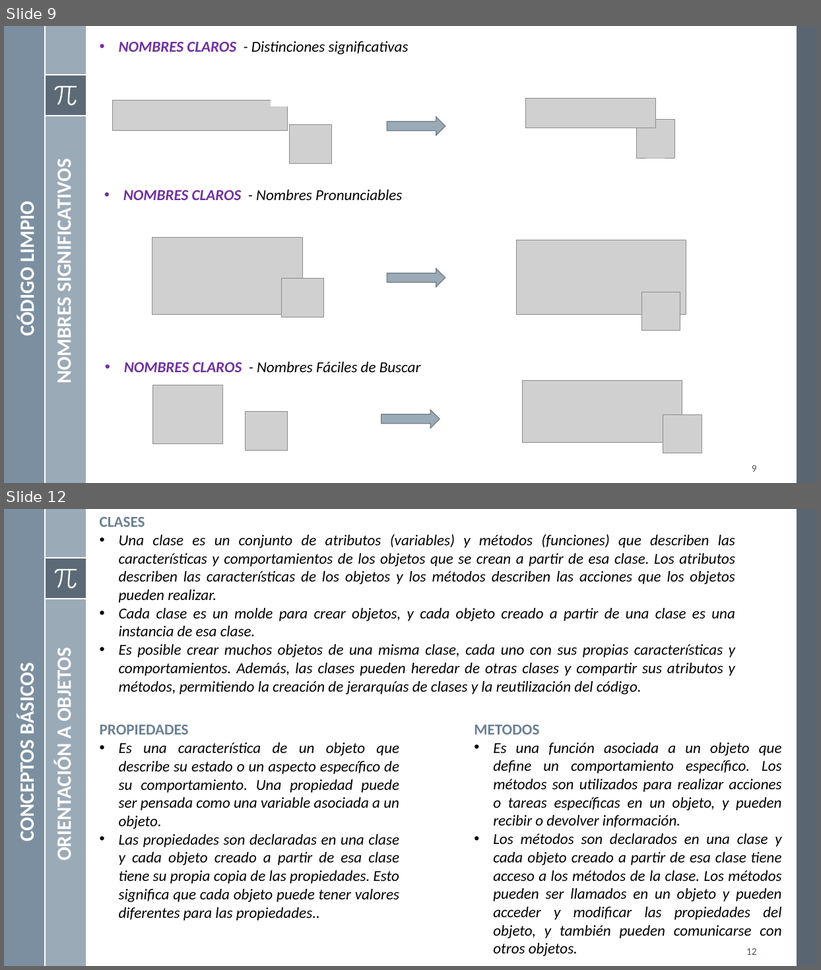
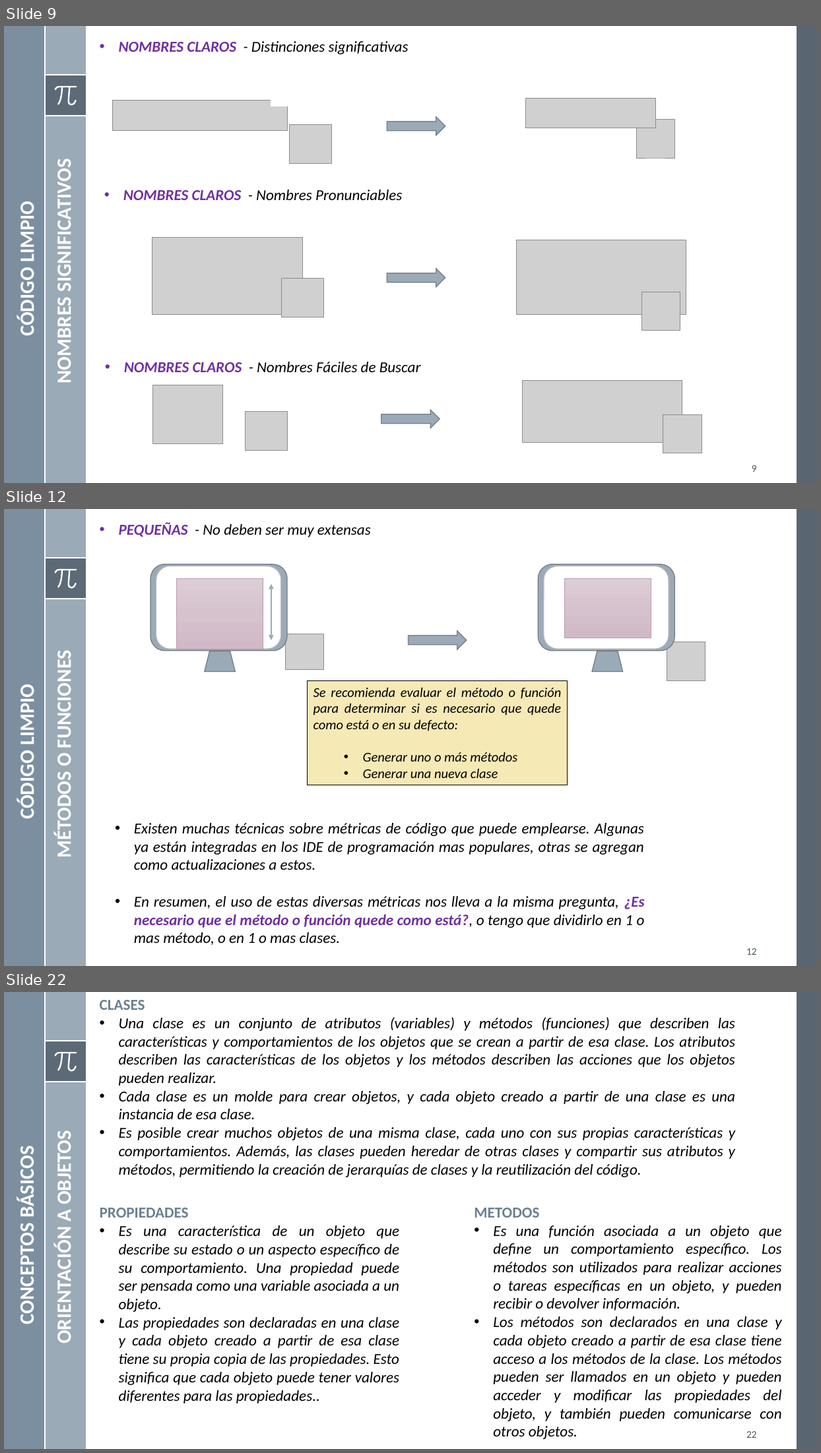
Before and after one commit to mgutierreza/Know, a slide deck: Programacion/POO/POO Buenas Practicas.pptx. Shown one above the other, each under a label of ours: slides 9 and 12 before the commit, slides 9, 12 and 22 after it; the slides between them are not shown. The pictures are 821x970 and 821x1453 pixels, drawn with LibreOffice and Linux fonts; fonts in the diff are those of the drawing; grey boxes stand for pictures. Boxes give left, top, right and bottom in pixels: in the first picture for what was removed or moved away, otherwise in the second. Text is boxed around its words. In the diff, an @@ line names an element or a change of style, - is before the commit and + after.

Commit message:
Carga de nuevas diapositivas
Carga de nuevas diapositivas

```diff
--- a/Programacion/POO/POO Buenas Practicas.pptx
+++ b/Programacion/POO/POO Buenas Practicas.pptx
@@ slide 12 added at box(4, 509, 817, 966), background #FFFFFF; not listed: 8 template elements that a slide beside it also shows @@
@@ text added at box(119, 522, 371, 537), 18 pt, text #000000, italic @@
+• PEQUEÑAS - No deben ser muy extensas
@@ rounded rectangle added at box(151, 564, 287, 651), fill #9BAAB7, outline #737E87 1 pt @@
@@ rounded rectangle added at box(156, 566, 281, 650), fill #FFFFFF, outline #BABABA 1 pt @@
@@ rounded rectangle added at box(539, 564, 675, 651), fill #9BAAB7, outline #737E87 1 pt @@
@@ rounded rectangle added at box(544, 566, 669, 650), fill #FFFFFF, outline #BABABA 1 pt @@
@@ rectangle added at box(177, 578, 263, 650), fill gradient #DECDD7 to #D6C2CD to #D1B9C7, outline #BC9AAE 0.5 pt @@
@@ double arrow added from (271, 584) to (271, 640), #9BAAB7 1.5 pt @@
@@ rectangle added at box(564, 578, 651, 638), fill gradient #DECDD7 to #D6C2CD to #D1B9C7, outline #BC9AAE 0.5 pt @@
@@ picture added at box(286, 634, 324, 669) @@
@@ right arrow added at box(409, 631, 467, 650), fill #9BAAB7, outline #737E87 1 pt @@
@@ picture added at box(667, 642, 706, 681) @@
@@ text added at box(52, 659, 77, 856), 24 pt, text #FFFFFF, bold @@
+MÉTODOS O FUNCIONES
@@ trapezoid added at box(205, 651, 235, 672), fill #9BAAB7, outline #737E87 1 pt @@
@@ trapezoid added at box(592, 651, 622, 672), fill #9BAAB7, outline #737E87 1 pt @@
@@ rectangle added at box(307, 681, 568, 786), fill #F5E9B6, outline #000000 0.75 pt, 16 pt, text #000000, italic @@
+Se recomienda evaluar el método o función para determinar si es necesario que quede como está o en su defecto:
+  • Generar uno o más métodos
+  • Generar una nueva clase
@@ text added at box(15, 690, 40, 818), 24 pt, text #FFFFFF, bold @@
+CÓDIGO LIMPIO
@@ text added at box(134, 823, 645, 945), 18 pt, text #000000, italic @@
+• Existen muchas técnicas sobre métricas de código que puede emplearse. Algunas ya están integradas en los IDE de programación mas populares, otras se agregan como actualizaciones a estos.
+• En resumen, el uso de estas diversas métricas nos lleva a la misma pregunta, ¿Es necesario que el método o función quede como está?, o tengo que dividirlo en 1 o mas método, o en 1 o mas clases.
@@ page number added at box(746, 949, 757, 955), 12 pt, text #465562 @@
+12
@@ what was slide 12 is now slide 22 @@
@@ page number at box(746, 1432, 757, 1438): text changed @@
-12
+22
```
Also in this commit, not shown: 5 slides changed, 9 other slides added, 2 other files.
